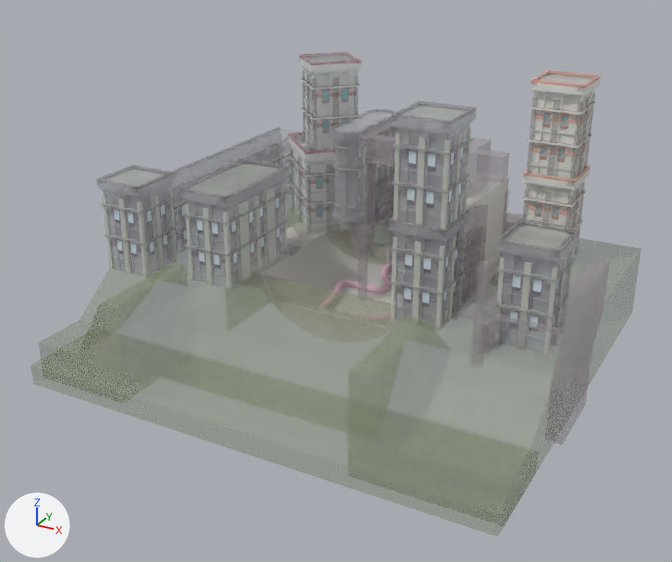
The FBX model Assets/EnvironmentBases/ENV2.fbx as it was, and as the next commit left it.
Rendered twice from a camera (50 mm lens) standing at (492.0, -996.0, 409.0) and looking at (1.0, -103.0, -38.0). Lighting does not change. The marker at lower left points along +X, +Y and +Z. The picture after the commit comes second. Where no turn or scale is listed for an object, it has been applied to the vertices. Vertices at exactly the same position are counted once.
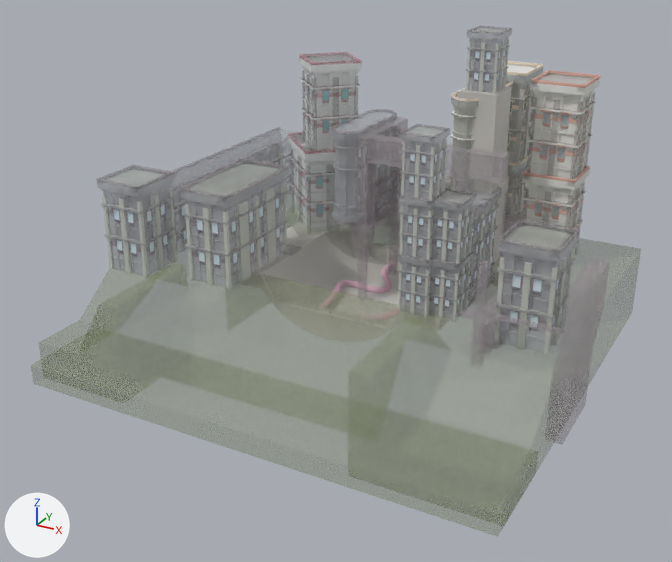
Patch to the scene script:
```diff
--- a/Assets/EnvironmentBases/ENV2.fbx.py
+++ b/Assets/EnvironmentBases/ENV2.fbx.py
@@ me_cube_029 @@
 # used by ob_cube_025; location = (138.0, -70.0, 0.0); scale = (2.0, 2.0, 2.0)
-me_cube_029.from_pydata(...)  # 355 vertices, 313 faces; spans x -13.6..10.1, y -21.5..19.6, z -24.0..32.0
+me_cube_029.from_pydata(...)  # 2001 vertices, 1948 faces; spans x -2.8..2.8, y -2.9..2.9, z -1.0..9.2
+# me_cube_029 part 1: 355 vertices removed from x -13.6..10.1, y -21.5..19.6, z -24.0..32.0; 2001 vertices added at x -2.8..2.8, y -2.9..2.9, z -1.0..9.2
 me_cube_029.materials.append(mat_material_001)
@@ me_cube_055 @@
-me_cube_055.from_pydata(...)  # 611 vertices, 598 faces; spans x -273.0..294.0, y -336.0..234.0, z -136.0..116.0
+me_cube_055.from_pydata(...)  # 627 vertices, 610 faces; spans x -273.0..294.0, y -336.0..234.0, z -136.0..181.0
+# me_cube_055 part 2: a new loose piece, a box spanning x 99.0..145.0, y -98.0..-48.0, z -48.0..72.0, in mat_material_001
+# me_cube_055 part 3: a new loose piece, a box spanning x 104.0..149.0, y -1.0..49.0, z 55.0..181.0, in mat_material_001
 me_cube_055.materials.append(mat_material_001)
@@ ob_cube_025 @@
 ob_cube_025 = bpy.data.objects.new('Cube.025', me_cube_029)
-ob_cube_025.location = (138.0, -70.0, 0.0)
-ob_cube_025.scale = (2.0, 2.0, 2.0)
+ob_cube_025.location = (127.0, 25.0, 184.0)
+ob_cube_025.scale = (6.93, 6.93, 6.93)
@@ ob_cube_024 @@
 ob_cube_024 = bpy.data.objects.new('Cube.024', me_cube_062)
-ob_cube_024.location = (126.0, -121.0, -34.0)
-ob_cube_024.scale = (11.6, 11.6, 11.6)
+ob_cube_024.location = (112.0, -109.0, -39.0)
+ob_cube_024.scale = (6.93, 6.93, 6.93)
@@ ob_cube_029 @@
 ob_cube_029 = bpy.data.objects.new('Cube.029', me_cube_066)
-ob_cube_029.location = (126.0, -121.0, 79.0)
-ob_cube_029.scale = (11.6, 11.6, 11.6)
+ob_cube_029.location = (112.0, -109.0, 29.0)
+ob_cube_029.scale = (6.93, 6.93, 6.93)
@@ ob_cube_017 @@
+ob_cube_017 = bpy.data.objects.new('Cube.017', me_cube_070)  # 5458 vertices, 5120 faces; spans x -19.6..19.6, y -65.1..65.1, z -75.5..42.8
+ob_cube_017.location = (113.0, 56.0, 132.0)
@@ ob_cube_019 @@
+ob_cube_019 = bpy.data.objects.new('Cube.019', me_cube_072)  # 2001 vertices, 1948 faces; spans x -32.2..32.2, y -33.7..33.7, z -11.6..106.5
+ob_cube_019.location = (116.0, 139.0, 80.0)
@@ ob_cube_031 @@
+ob_cube_031 = bpy.data.objects.new('Cube.031', me_cube_083)  # 5246 vertices, 5120 faces; spans x -19.6..19.6, y -65.1..65.1, z -75.5..42.8
+ob_cube_031.location = (138.0, -35.0, 26.0)
@@ ob_cube_018 @@
+ob_cube_018 = bpy.data.objects.new('Cube.018', me_cube_072.copy())
+ob_cube_018.location = (116.0, 139.0, -33.0)
@@ ob_cube_022 @@
+ob_cube_022 = bpy.data.objects.new('Cube.022', me_cube_075)  # 2001 vertices, 1948 faces; spans x -19.3..19.3, y -20.2..20.2, z -6.9..63.9
+ob_cube_022.location = (144.0, -103.0, 28.0)
@@ ob_cube_020 @@
+ob_cube_020 = bpy.data.objects.new('Cube.020', me_cube_075.copy())
+ob_cube_020.location = (112.0, -109.0, 98.0)
@@ ob_cube_021 @@
+ob_cube_021 = bpy.data.objects.new('Cube.021', me_cube_075.copy())
+ob_cube_021.location = (144.0, -103.0, -39.0)
```

Boxes [x1, y1, x2, y2] around the edits, measured in the pictures (672 x 562 px):
'Cube', reshaped: before [223, 171, 509, 342]; after [223, 84, 512, 342]
'Cube.029', moved, rescaled (42% narrower, 42% shorter): before [392, 104, 476, 232]; after [399, 188, 447, 262]
'Cube.024', moved, rescaled (45% narrower, 44% shorter): before [389, 207, 470, 331]; after [397, 249, 441, 318]
'Cube.020', added: after [400, 125, 450, 201]
'Cube.019', added: after [484, 61, 544, 167]
'Cube.025', reshaped, moved, rescaled (not visible before): after [466, 27, 512, 94]
'Cube.031', added: after [443, 188, 501, 313]
'Cube.017', added: after [447, 78, 513, 194]
'Cube.022', added: after [429, 190, 477, 266]
'Cube.021', added: after [427, 253, 473, 322]
'Cube.018', added: after [506, 150, 531, 217]
part 2 of me_cube_055, added: after [414, 195, 471, 312]
part 3 of me_cube_055, added: after [458, 84, 512, 202]
